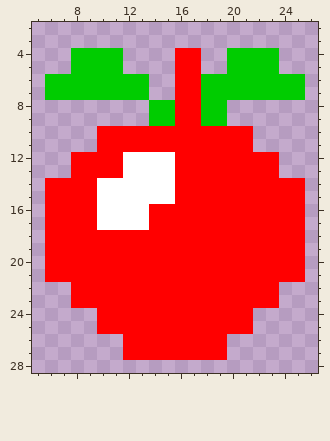
Two versions of one pixel-art sprite, SnakeGL/res/apple.png. This is how it looked before the edit.
The file is 32x32 pixels. Shown: x 5..26, y 2..28.
Once edited:
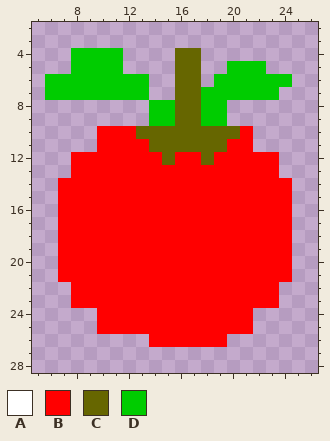
Palette (. is transparent): A #ffffff  B #ff0000  C #666600  D #00cc00
Change:
Changed rows in their new state; - is an unchanged pixel.
first column x 6:
 4 ----------CC--....--
 5 ----------CC-----.--
 6 ----------CC.------.
 7 ----------CC------..
 8 ----------CC--------
 9 ----------CC--------
10 -------CCCCCCCC-----
11 --------CCCCCC------
12 ------BBBC--C-------
13 ------BBBB----------
14 .---BBBBBB---------.
15 .---BBBBBB---------.
16 .---BBBB-----------.
17 .---BBBB-----------.
18 .------------------.
19 .------------------.
20 .------------------.
21 .------------------.
first column x 12:
26 ..------
27 ........
Where, in picture pixels (left, top, right, bottom), the same in both pictures:
changed: (45, 48, 305, 282)
erased: (123, 334, 227, 360)
